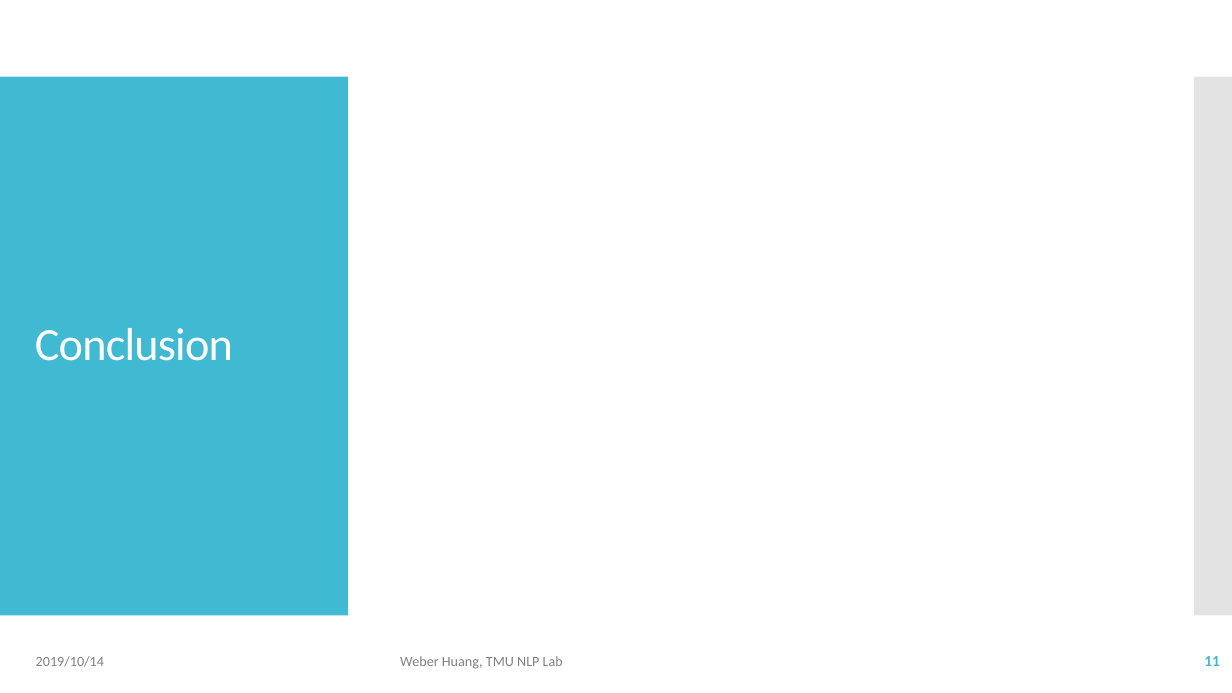
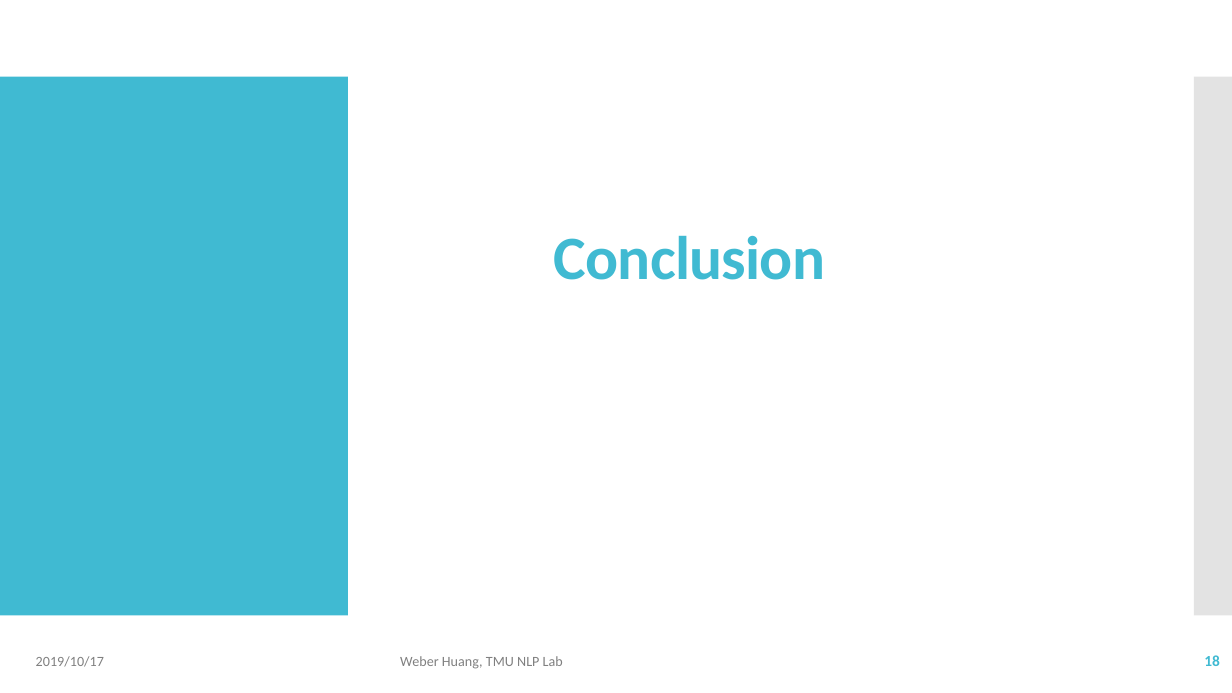
Before and after one commit to Weber12321/TMU-GIDS, a slide deck: slide 18 of Lab/Paper survey I.pptx (slide 11 before the commit). Drawn at 1232x693 pixels with LibreOffice and Linux fonts; fonts in the diff are those of the drawing. Boxes give left, top, right and bottom in pixels: in the first picture for what was removed or moved away, otherwise in the second. Text is boxed around its words. In the diff, an @@ line names an element or a change of style, - is before the commit and + after.

```diff
--- a/Lab/Paper survey I.pptx
+++ b/Lab/Paper survey I.pptx
@@ title "Conclusion": place and size @@
-title "Conclusion" at (35, 328, 233, 361)
+title "Conclusion" at (554, 236, 826, 280)
@@ title "Conclusion" at (554, 236, 826, 280): size 36 to 48 pt, text colour #FFFFFF to #40BAD2, bold on; alignment left to centre @@
@@ text at (36, 656, 104, 667): text changed @@
-2019/10/14
+2019/10/17
@@ page number at (1204, 655, 1220, 666): text changed @@
-11
+18
```
Also in this commit, not shown: 10 other slides changed, 9 slides added, 1 slide removed, 6 other files.
